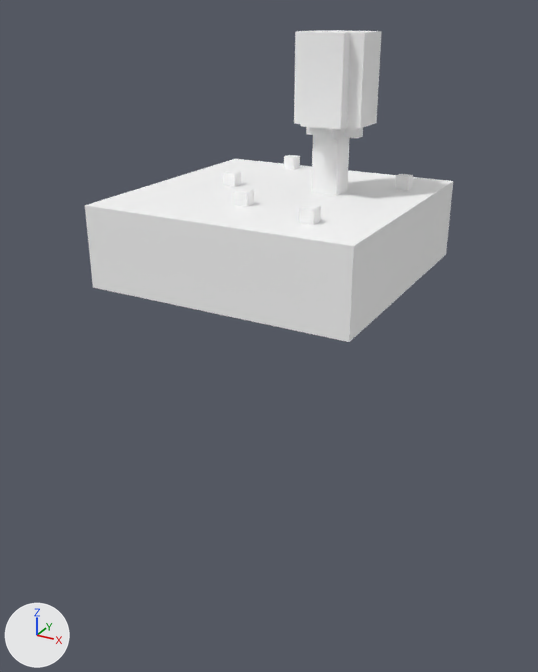
The FBX model Elemento/Assets/Models/tree.fbx as it was, and as the next commit left it.
The view is the same before and after, from a 50 mm lens placed at (2.56, -4.83, 1.34), pointed at (-0.04, -0.11, -1.02). Lighting does not change. The marker at lower left points along +X, +Y and +Z. Where no turn or scale is listed for an object, it has been applied to the vertices.

Objects in the first picture: 'Matrix'.
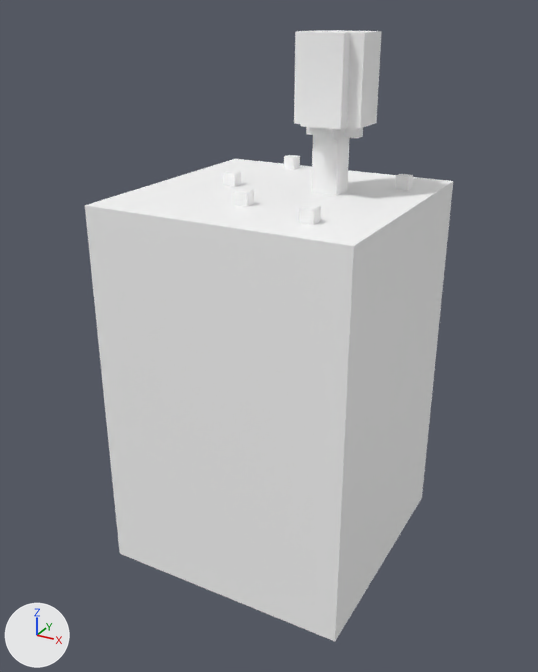
Location of each change, [x1, y1, x2, y2] in pixels of the pictures (538 x 672 px; the box of a moved part takes in the faces that stretch with it):
'Matrix', reshaped (96% taller): before [85, 30, 453, 342]; after [85, 30, 453, 641]
part 1 of me_matrix, moved or reshaped: before [93, 252, 446, 342]; after [93, 252, 446, 641]

The edits, one by one:
me_matrix has 128 vertices, 252 faces and spans x -1.0..1.0, y -1.0..1.0, z -0.3..1.4.
me_matrix is used by ob_matrix.
Before the commit, vertices of me_matrix: 1 (1.0, 1.0, -0.3) at pixel (446, 254), 2 (-1.0, 1.0, -0.3), 50 (-1.0, -1.0, -0.3) at pixel (92, 287), 51 (1.0, -1.0, -0.3) at pixel (349, 342).
Part 1, on me_matrix:
Vertices 1, 2, 50, 51 of me_matrix move by (0.0, 0.0, -2.4).
